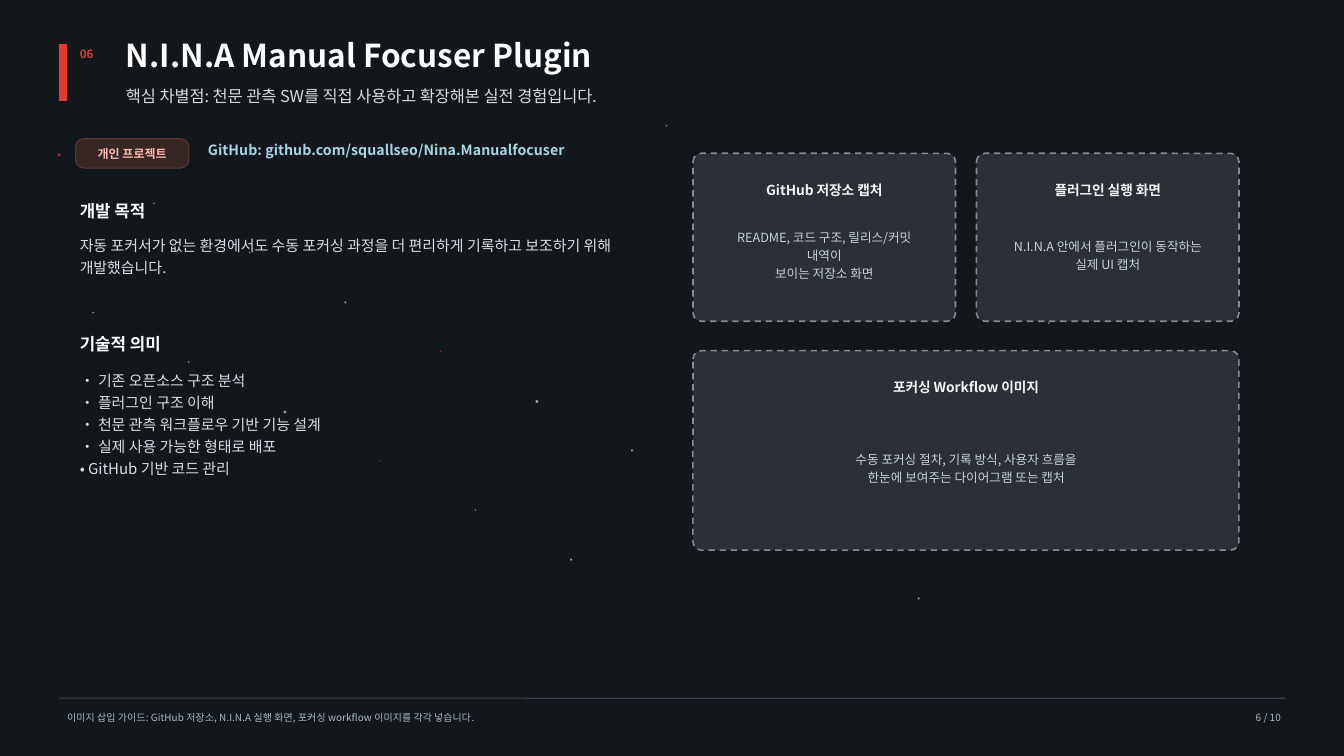
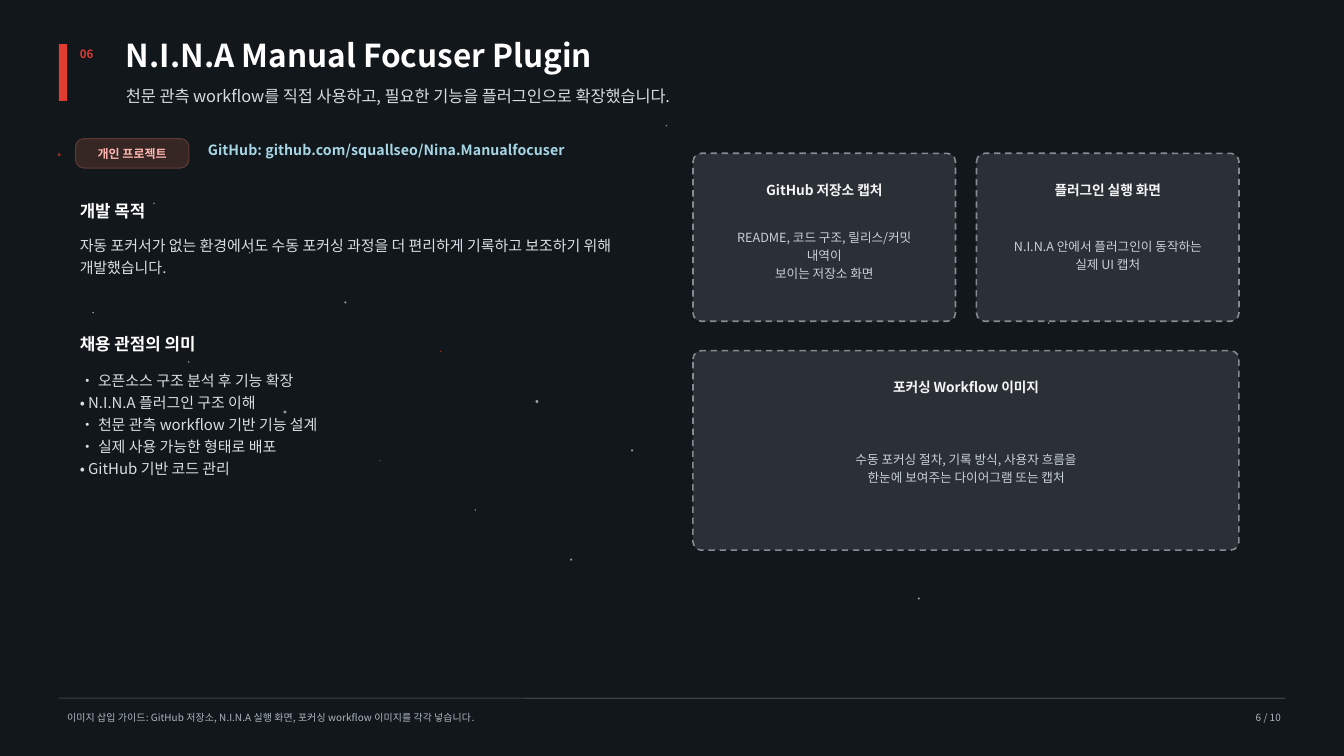
Before and after one commit to squallseo/Nina.Manualfocuser, a slide deck: slide 6 of docs/portfolio/Rainbow_Robotics_Astronomy_Portfolio.pptx. Drawn at 1344x756 pixels with LibreOffice and Linux fonts; fonts in the diff are those of the drawing. Boxes give left, top, right and bottom in pixels: in the first picture for what was removed or moved away, otherwise in the second. Text is boxed around its words. In the diff, an @@ line names an element or a change of style, - is before the commit and + after.

```diff
--- a/docs/portfolio/Rainbow_Robotics_Astronomy_Portfolio.pptx
+++ b/docs/portfolio/Rainbow_Robotics_Astronomy_Portfolio.pptx
@@ text at [126,88,670,105]: text changed @@
-핵심 차별점: 천문 관측 SW를 직접 사용하고 확장해본 실전 경험입니다.
+천문 관측 workflow를 직접 사용하고, 필요한 기능을 플러그인으로 확장했습니다.
@@ text at [80,336,196,352]: text changed @@
-기술적 의미
+채용 관점의 의미
@@ text at [88,373,317,431]: text changed @@
-• 기존 오픈소스 구조 분석
-• 플러그인 구조 이해
-• 천문 관측 워크플로우 기반 기능 설계
+• 오픈소스 구조 분석 후 기능 확장
+• N.I.N.A 플러그인 구조 이해
+• 천문 관측 workflow 기반 기능 설계
```
Also in this commit, not shown: 8 other slides changed.
